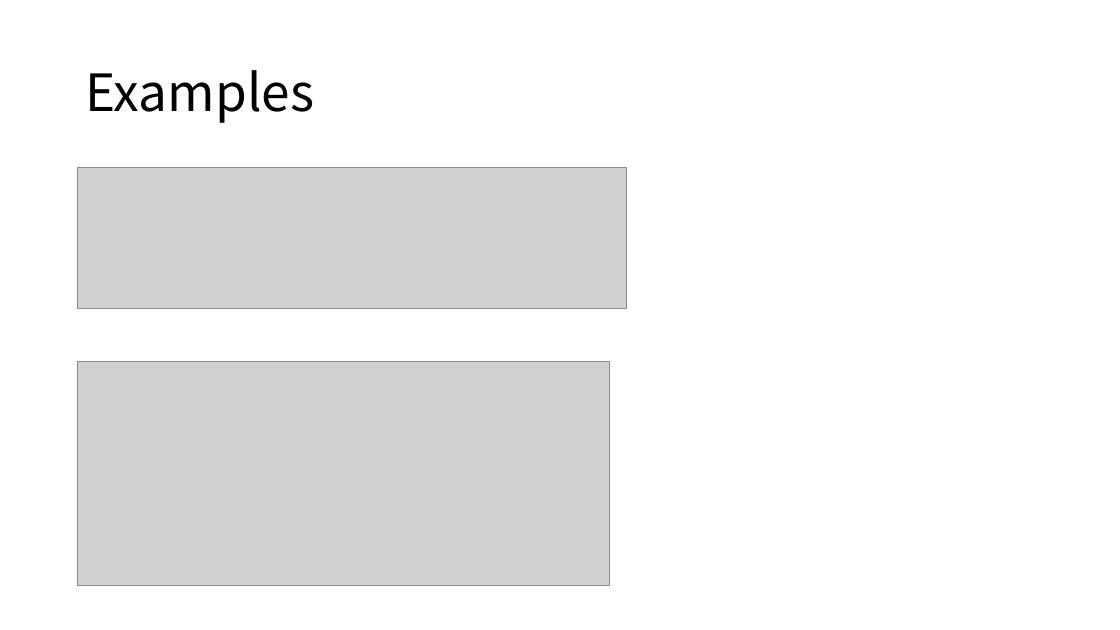
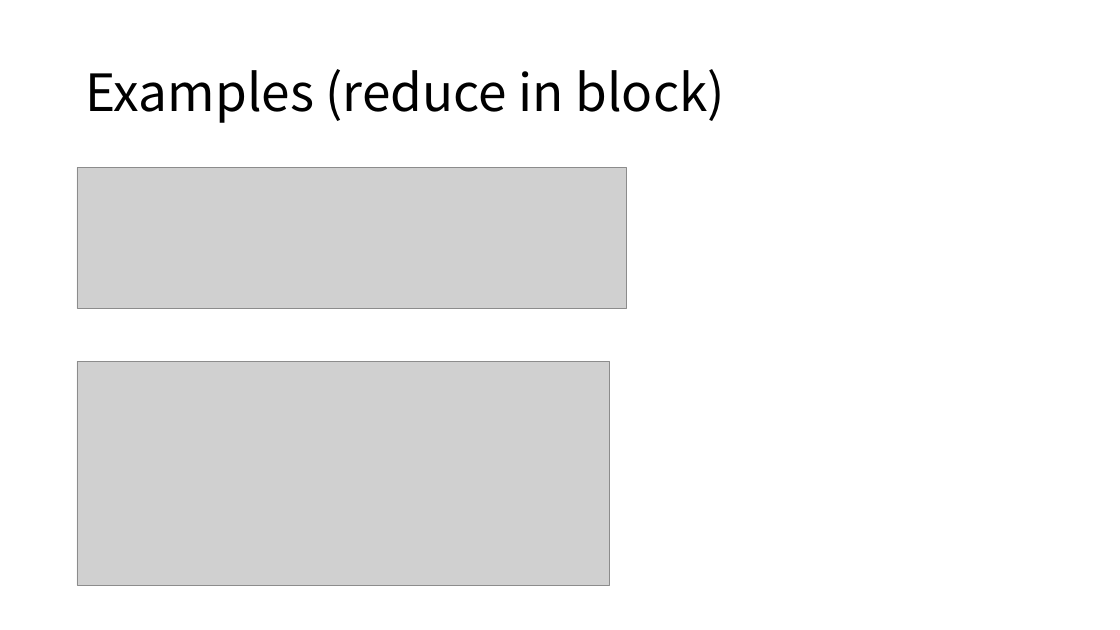
Before and after one commit to ZhenbangYou/A-Functional-Language-for-Parallel-Computing, a slide deck: slide 9 of A Functional Language for Parallel Computing.pptx (slide 10 before the commit). Drawn at 1120x630 pixels with LibreOffice and Linux fonts; fonts in the diff are those of the drawing; grey boxes stand for pictures. Boxes give left, top, right and bottom in pixels: in the first picture for what was removed or moved away, otherwise in the second. Text is boxed around its words. In the diff, an @@ line names an element or a change of style, - is before the commit and + after.

```diff
--- a/A Functional Language for Parallel Computing.pptx
+++ b/A Functional Language for Parallel Computing.pptx
@@ title at <box>85,69,725,123</box>: text changed @@
-Examples
+Examples (reduce in block)
```
Also in this commit, not shown: 11 other slides changed, 1 slide added, 1 slide removed.
